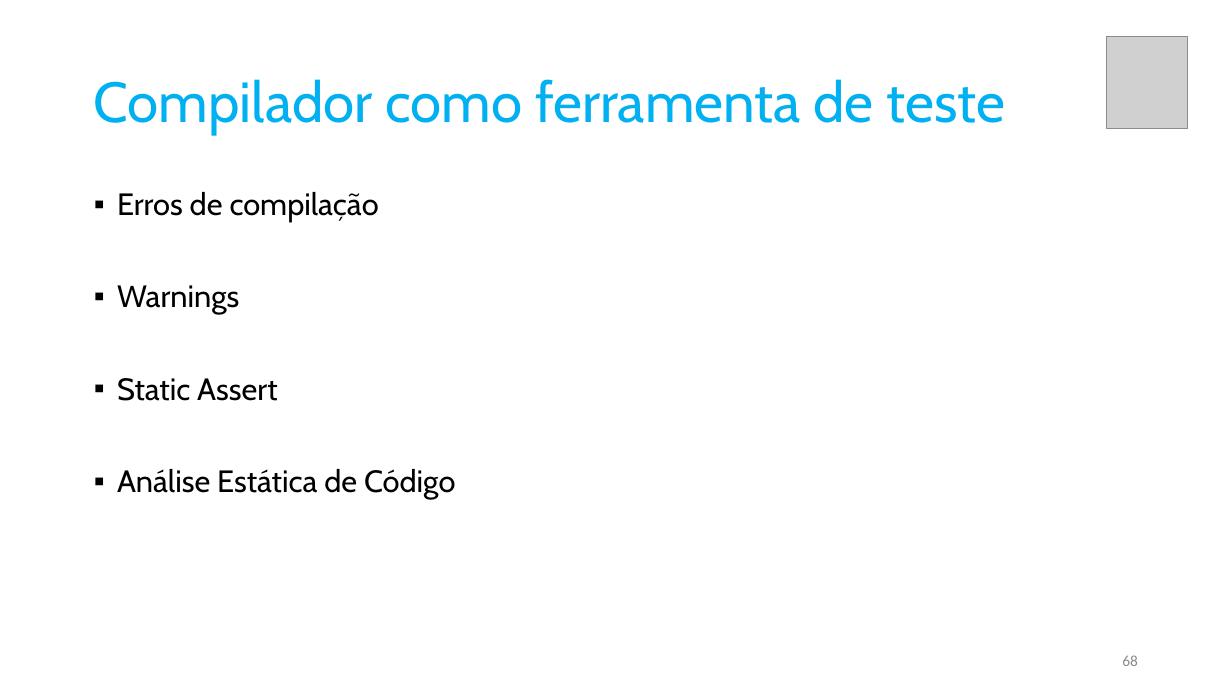
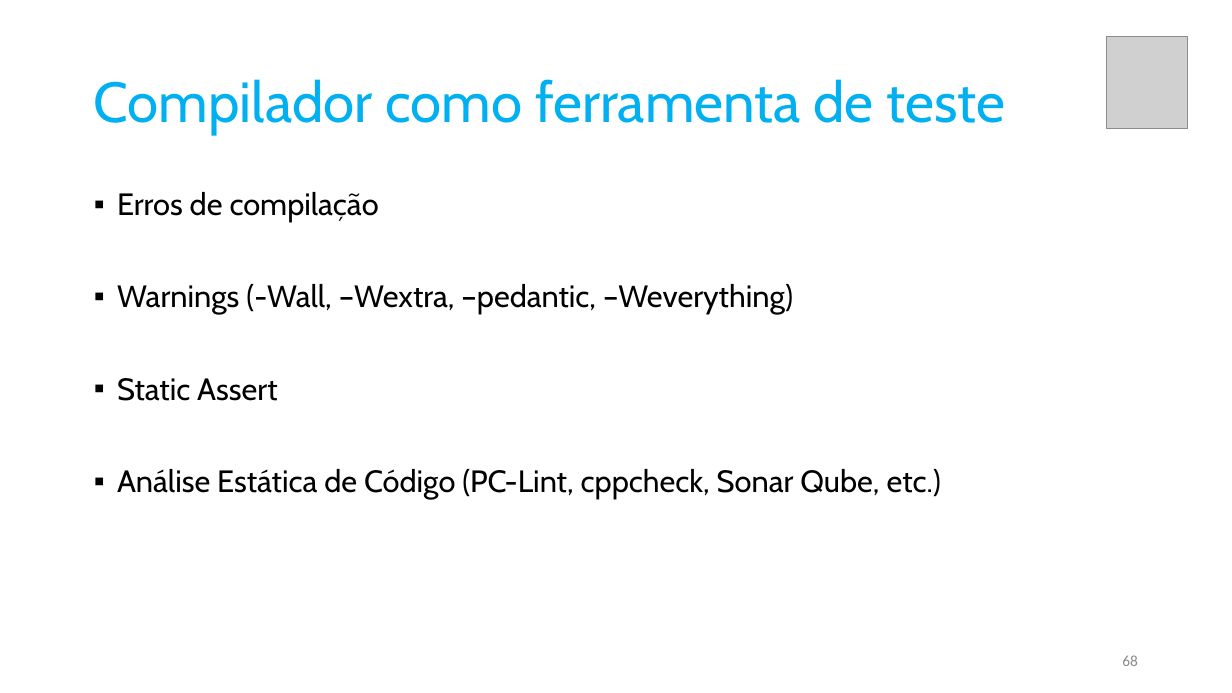
Before and after one commit to pfaco/ees_cpp, a slide deck: slide 68 of slides/C++.pptx. Drawn at 1232x693 pixels with LibreOffice and Linux fonts; fonts in the diff are those of the drawing; grey boxes stand for pictures. Boxes give left, top, right and bottom in pixels: in the first picture for what was removed or moved away, otherwise in the second. Text is boxed around its words. In the diff, an @@ line names an element or a change of style, - is before the commit and + after.

```diff
--- a/slides/C++.pptx
+++ b/slides/C++.pptx
@@ text at (117, 284, 793, 314): text changed @@
-▪ Warnings
+▪ Warnings (-Wall, –Wextra, –pedantic, –Weverything)
@@ text at (117, 469, 941, 499): text changed @@
-▪ Análise Estática de Código
+▪ Análise Estática de Código (PC-Lint, cppcheck, Sonar Qube, etc.)
```
Also in this commit, not shown: 4 other slides changed, 14 slides added, 6 slides removed, 9 other files.
